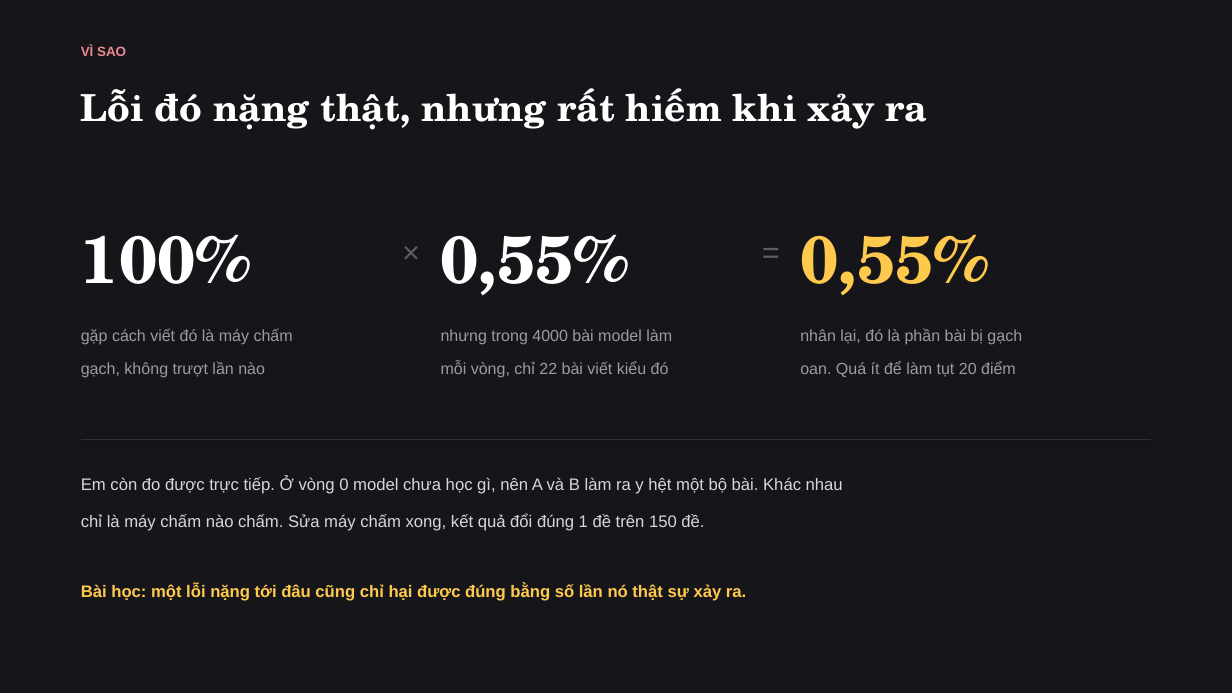
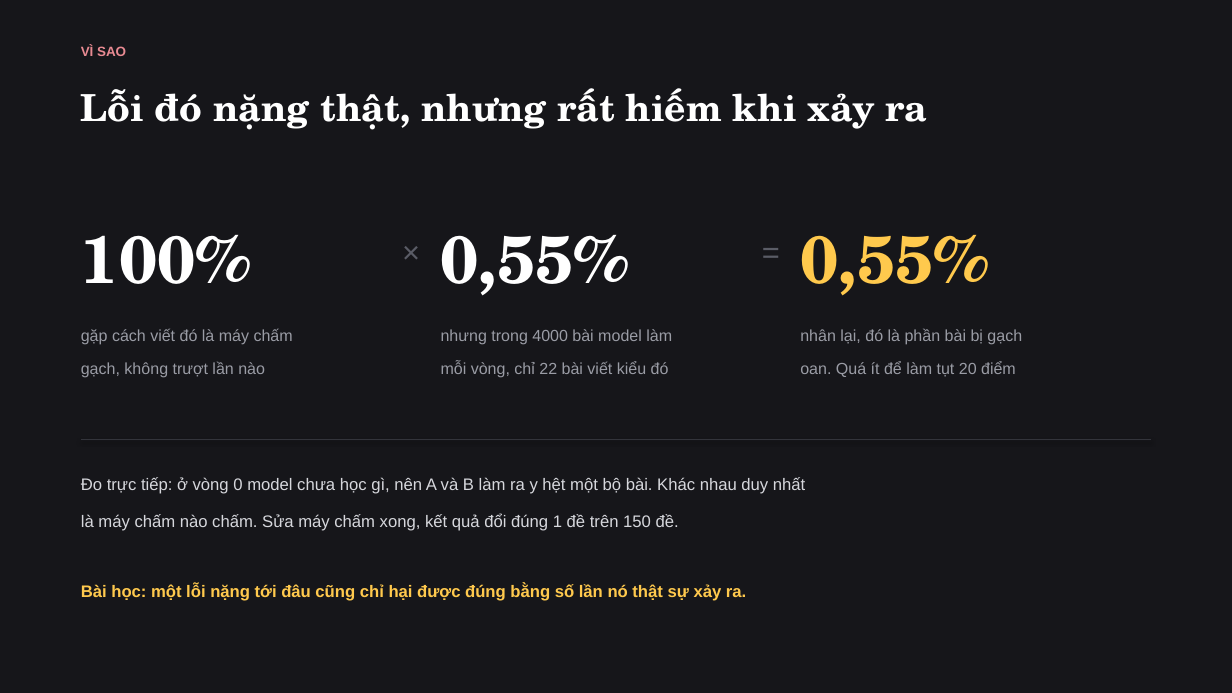
Before and after one commit to tsan2711/DACNTT_2026, a slide deck: slide 12 of BaoCaoTienDo_Tuan1-3_52300057_52300006.pptx. Drawn at 1232x693 pixels with LibreOffice and Linux fonts; fonts in the diff are those of the drawing. Boxes give left, top, right and bottom in pixels: in the first picture for what was removed or moved away, otherwise in the second. Text is boxed around its words. In the diff, an @@ line names an element or a change of style, - is before the commit and + after.

```diff
--- a/BaoCaoTienDo_Tuan1-3_52300057_52300006.pptx
+++ b/BaoCaoTienDo_Tuan1-3_52300057_52300006.pptx
@@ text at (81,477,805,531): text changed @@
-Em còn đo được trực tiếp. Ở vòng 0 model chưa học gì, nên A và B làm ra y hệt một bộ bài. Khác nhau
-chỉ là máy chấm nào chấm. Sửa máy chấm xong, kết quả đổi đúng 1 đề trên 150 đề.
+Đo trực tiếp: ở vòng 0 model chưa học gì, nên A và B làm ra y hệt một bộ bài. Khác nhau duy nhất
+là máy chấm nào chấm. Sửa máy chấm xong, kết quả đổi đúng 1 đề trên 150 đề.
```
Also in this commit, not shown: 15 other slides changed, 1 slide added, 2 other files.
